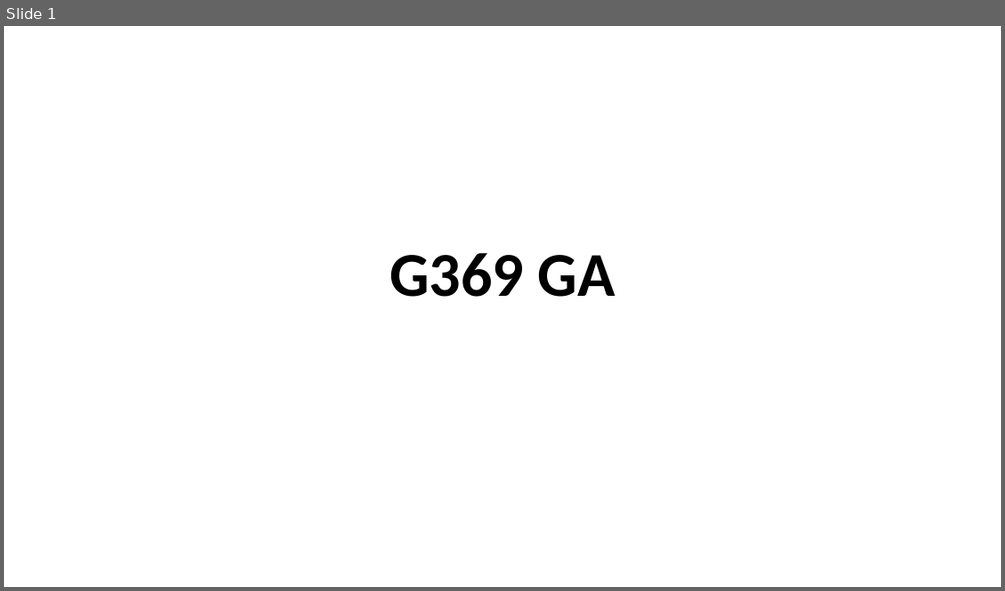
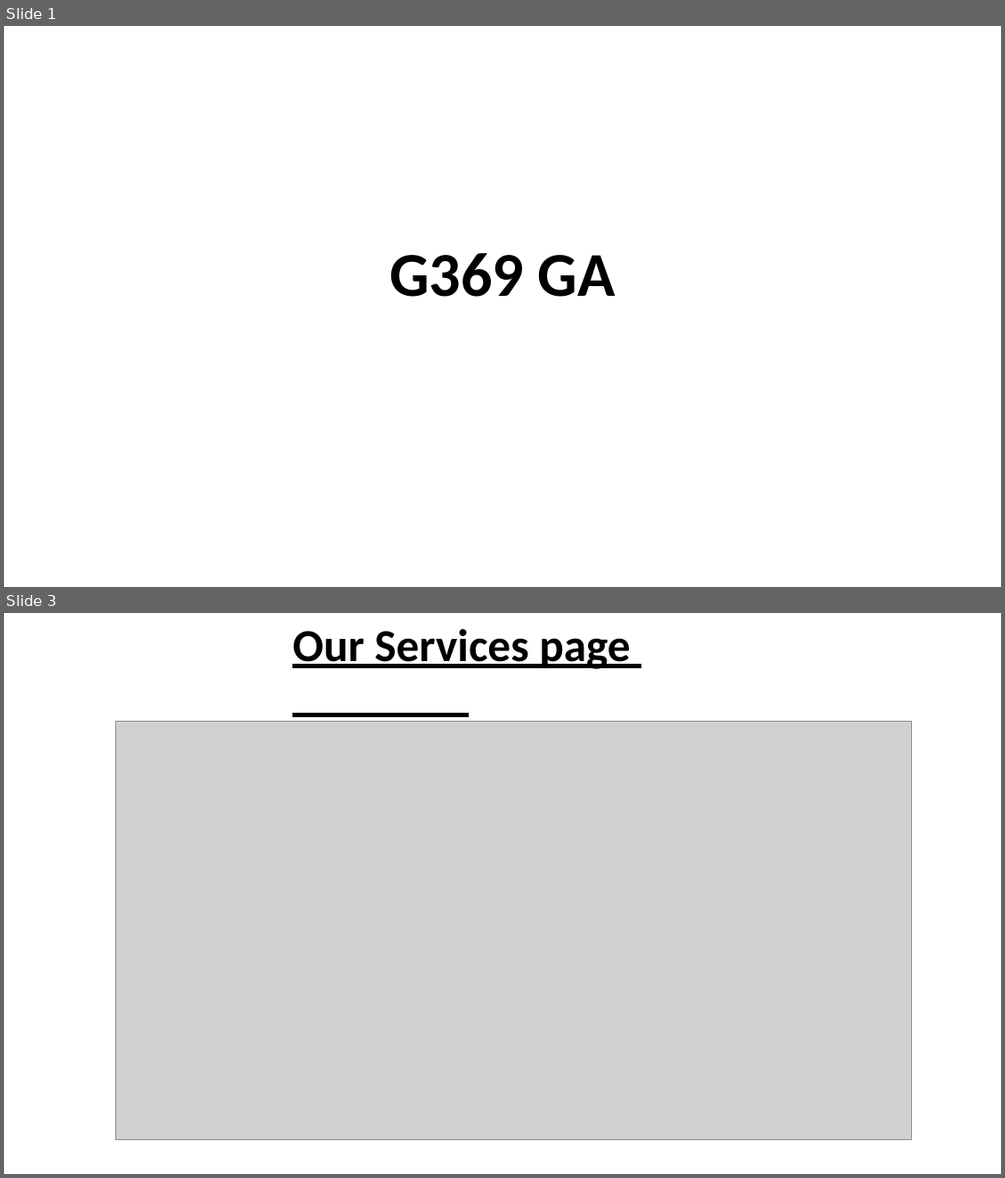
Before and after one commit to 22020771-Teo-KaiXin/22020771-TeoKaixin-C369-3D-E63C-A-GA, a slide deck: G369 GA.pptx. Shown one above the other, each under a label of ours: slide 1 before the commit, slides 1 and 3 after it; the slides between them are not shown. The pictures are 1005x591 and 1005x1178 pixels, drawn with LibreOffice and Linux fonts; fonts in the diff are those of the drawing; grey boxes stand for pictures. Boxes give left, top, right and bottom in pixels: in the first picture for what was removed or moved away, otherwise in the second. Text is boxed around its words. In the diff, an @@ line names an element or a change of style, - is before the commit and + after.

```diff
--- a/G369 GA.pptx
+++ b/G369 GA.pptx
@@ slide 3 added at [4,613,1001,1174], background #FFFFFF @@
@@ title added at [292,629,630,669], 44 pt, text #000000, bold, underline @@
+Our Services page
@@ picture added at [115,722,912,1140] @@
```
Also in this commit, not shown: 8 slides changed, 6 other slides added, 6 slides removed.
